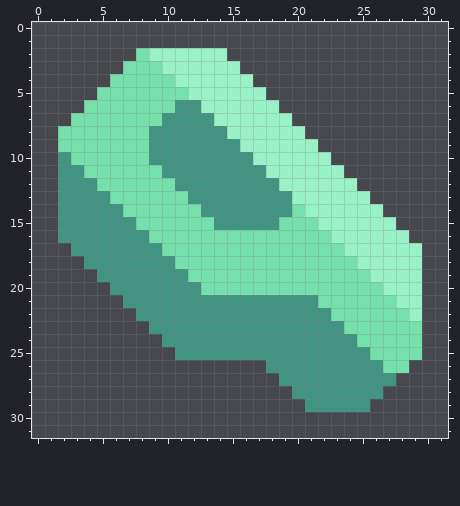
One commit to this pixel-art sprite: sprites/items/kseno-alloy.png. Above: the version before the commit.
The file is 32x32 pixels.
After:
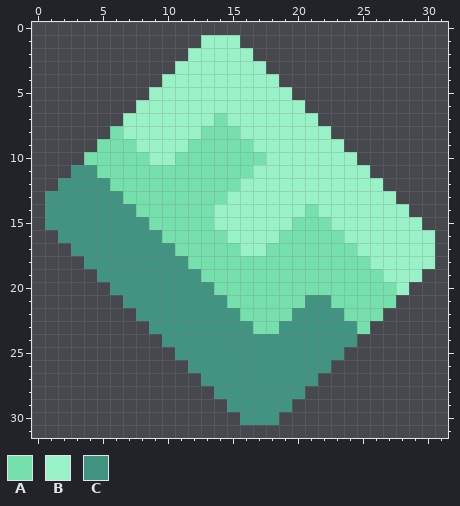
Palette (. is transparent): A #75e0ac  B #99f2c7  C #419481
Difference:
Changed rows in their new state; - is an unchanged pixel.
first column x 1:
 1 ------------BBB---------------
 2 -------....---BB--------------
 3 ------....-----BB-------------
 4 -----....B------BB------------
 5 ----....BBB------BB-----------
 6 ---....BBBBB------BB----------
 7 --....BBBBBBBA-----BB---------
 8 -....-BBBBBBAAA-----BB--------
 9 -...---BBBBAAAAA-----BB-------
10 -..-----BBAAAAAAA-----BB------
11 -.-C-----AAAAAAAB------BB-----
12 ----C-----AAAAABBB------BB----
13 C----C-----AAABBBBB------BB---
14 C-----C-----ABBBBBBBA-----BB--
15 C------C-----BBBBBB--A-----BB-
16 --------C-----BBBB----A-----BB
17 ---------C-----BB------A-----B
18 ----------C-------------A----B
19 -----------C-------------A----
20 ------------C-------------A-.-
21 --------------AAAAAA-C-----..-
22 ---------------AAAA---C---...-
23 ----------------AA-----C-....-
24 ------------------------.....-
25 -----------------------......-
26 -----------CCCCCC-----......--
27 ------------CCCCCC---......---
28 -------------CCCCCC-......----
29 --------------CCCCC-.....-----
30 ---------------CCC------------
Pixel boxes of the changes (left, top, right, bottom) in both pictures:
changed: (45, 35, 435, 425)
